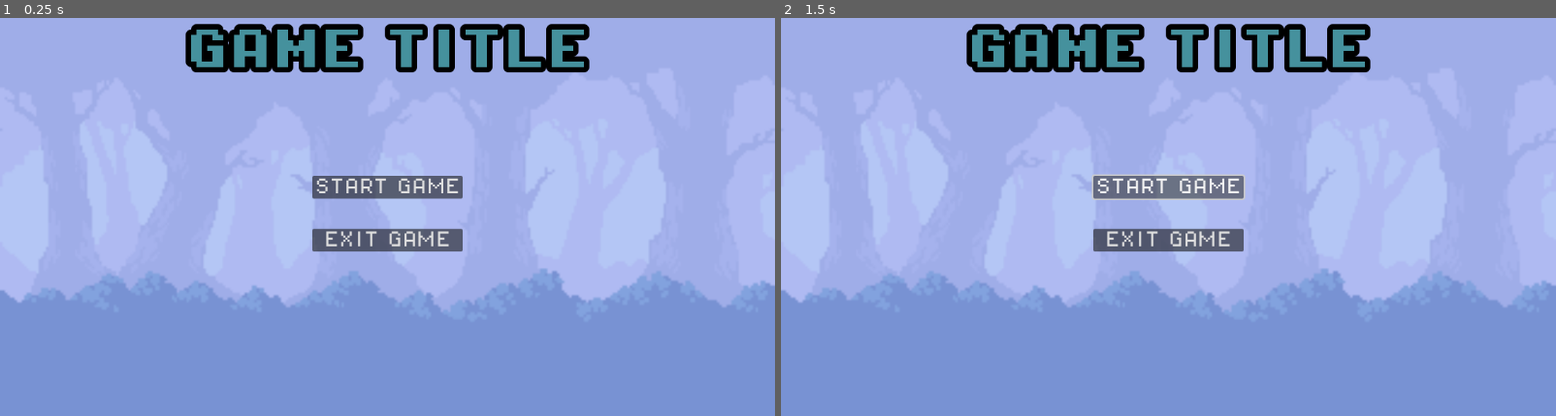
Above: before the commit, frames 1-2 (left to right).
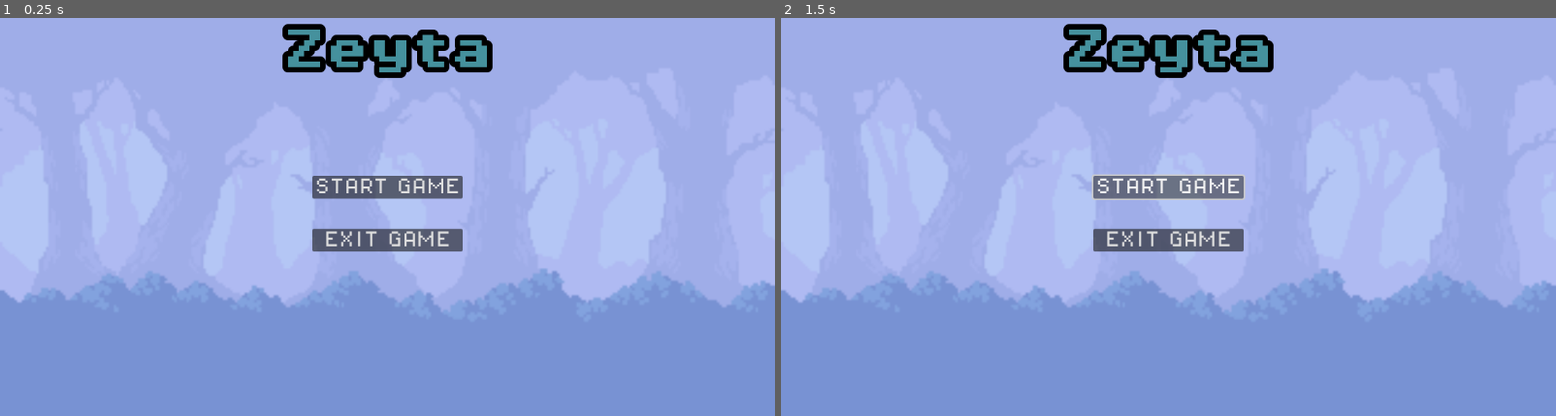
Above: after the commit, the same moments.

Repository: lopez-irv/French-Toast-Mafia
Game: Godot game, scene res://main_menu/main_menu.tscn
The game is run twice, just before and just after one commit, with the same random seed, the same clock (stepped at 60 frames per second) and the same inputs. The project has no main scene, so this scene is started directly.
Inputs:
- Up to frame 1 (0.25 s): no input
- Up to frame 2 (1.5 s): click "START GAME" at 0.5 s; click "START GAME" at 1.25 s

The runs differ from the first frame. In frame 1, 4.9% of the frame differs, in the area x 23-77%, y 1-16%; in frame 2, 4.9%.

Commit message:
add script for exit button

Diff:
--- /dev/null
+++ b/frenchtoastmafia/main_menu/exit_button.gd
@@ -0,0 +1,15 @@
+extends Button
+
+
+# Called when the node enters the scene tree for the first time.
+func _ready():
+	connect("pressed", Callable(self, "_on_exit_button_pressed"))
+
+
+# Called every frame. 'delta' is the elapsed time since the previous frame.
+func _process(delta: float) -> void:
+	pass
+
+
+func _on_exit_button_pressed():
+	get_tree().quit()
--- /dev/null
+++ b/frenchtoastmafia/main_menu/main_menu.gd
@@ -0,0 +1,11 @@
+extends Control
+
+
+# Called when the node enters the scene tree for the first time.
+func _ready() -> void:
+	pass # Replace with function body.
+
+
+# Called every frame. 'delta' is the elapsed time since the previous frame.
+func _process(delta: float) -> void:
+	pass
--- a/frenchtoastmafia/main_menu/main_menu.tscn
+++ b/frenchtoastmafia/main_menu/main_menu.tscn
@@ -1,8 +1,10 @@
-[gd_scene load_steps=4 format=3 uid="uid://b6dew7w6yfxd2"]
+[gd_scene load_steps=6 format=3 uid="uid://b6dew7w6yfxd2"]
 
 [ext_resource type="Texture2D" uid="uid://dogxsxnvmd66w" path="res://assests/backgrounds/background_layer_1.png" id="1_rkbhb"]
+[ext_resource type="Script" path="res://main_menu/main_menu.gd" id="1_udoj2"]
 [ext_resource type="FontFile" uid="uid://c4r3gwdlp5ncn" path="res://assests/fonts/PixelOperator8-Bold.ttf" id="2_85jrc"]
 [ext_resource type="FontFile" uid="uid://blceg55b1cgev" path="res://assests/fonts/PixelOperator8.ttf" id="3_bkv8m"]
+[ext_resource type="Script" path="res://main_menu/exit_button.gd" id="5_tl7qf"]
 
 [node name="main_menu" type="Control"]
 layout_mode = 3
@@ -11,6 +13,7 @@
 anchor_bottom = 1.0
 grow_horizontal = 2
 grow_vertical = 2
+script = ExtResource("1_udoj2")
 
 [node name="TextureRect" type="TextureRect" parent="."]
 layout_mode = 1
@@ -49,7 +52,7 @@
 theme_override_constants/shadow_outline_size = 0
 theme_override_fonts/font = ExtResource("2_85jrc")
 theme_override_font_sizes/font_size = 64
-text = "GAME TITLE"
+text = "Zeyta"
 horizontal_alignment = 1
 
 [node name="HBoxContainer" type="HBoxContainer" parent="MarginContainer"]
@@ -77,3 +80,4 @@
 theme_override_fonts/font = ExtResource("3_bkv8m")
 theme_override_font_sizes/font_size = 25
 text = "EXIT GAME"
+script = ExtResource("5_tl7qf")
